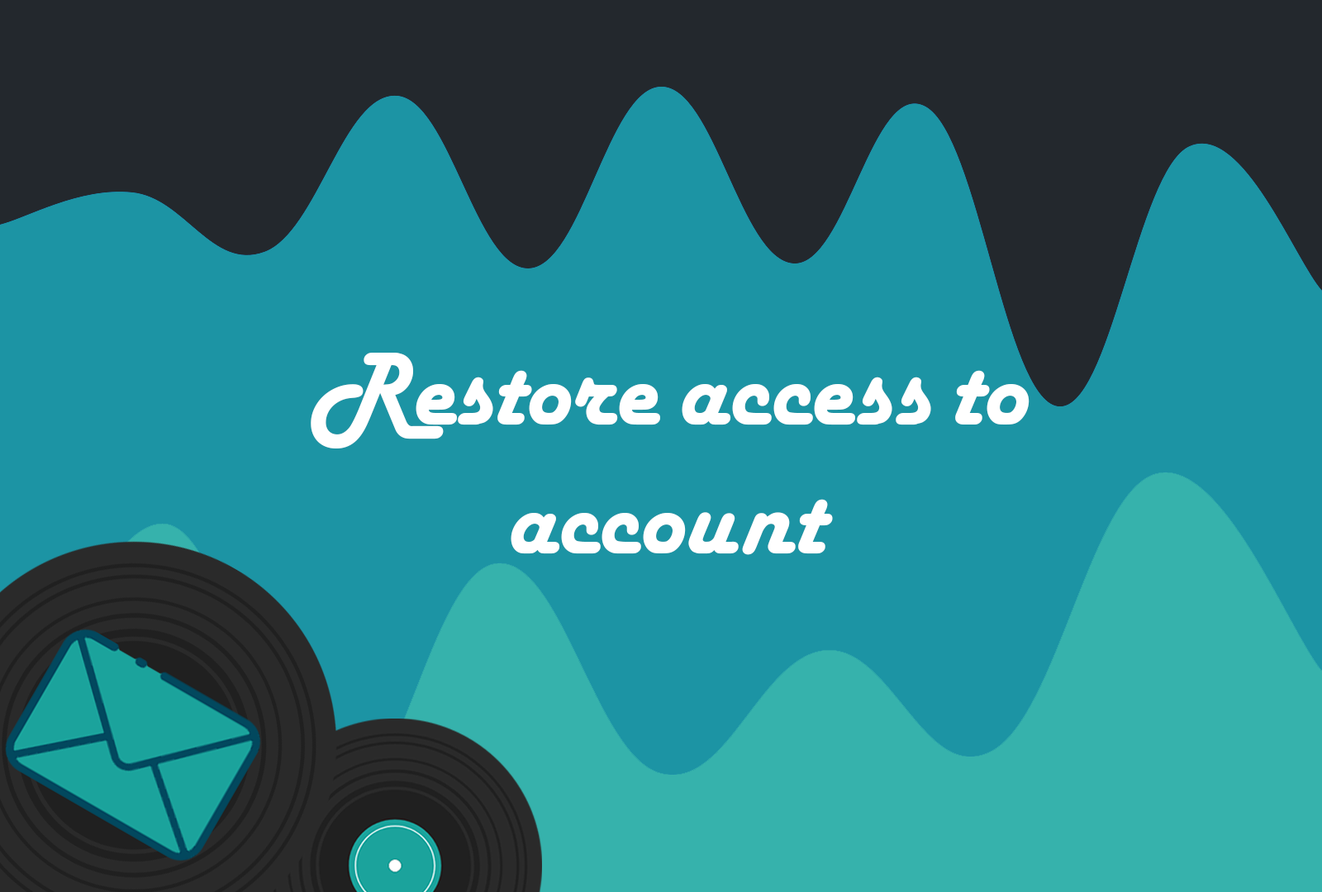
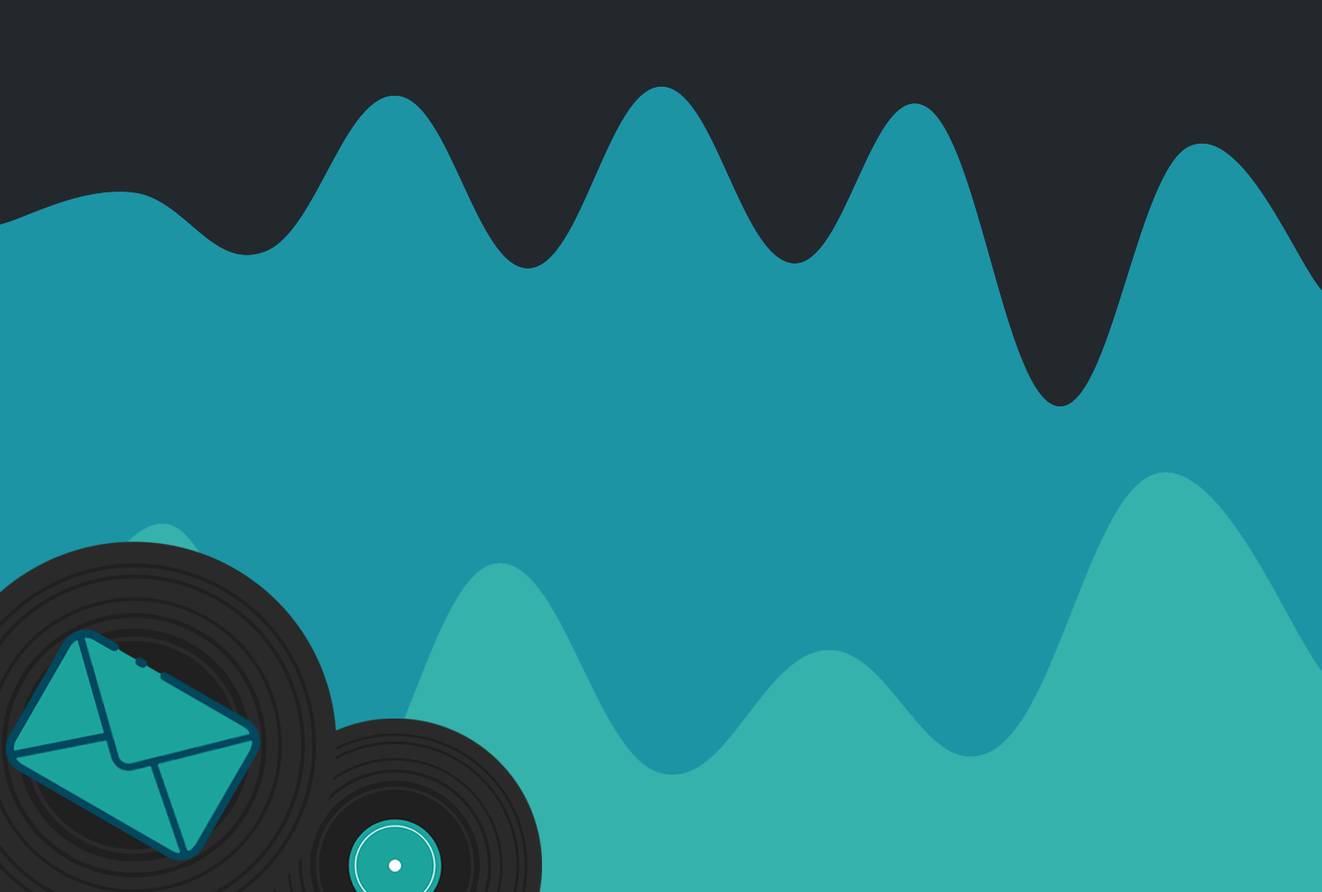
Two versions of the same layered image (1322x892). Layer-by-layer changes:
hid "Restore access to account" over 310, 352, 1030, 556
